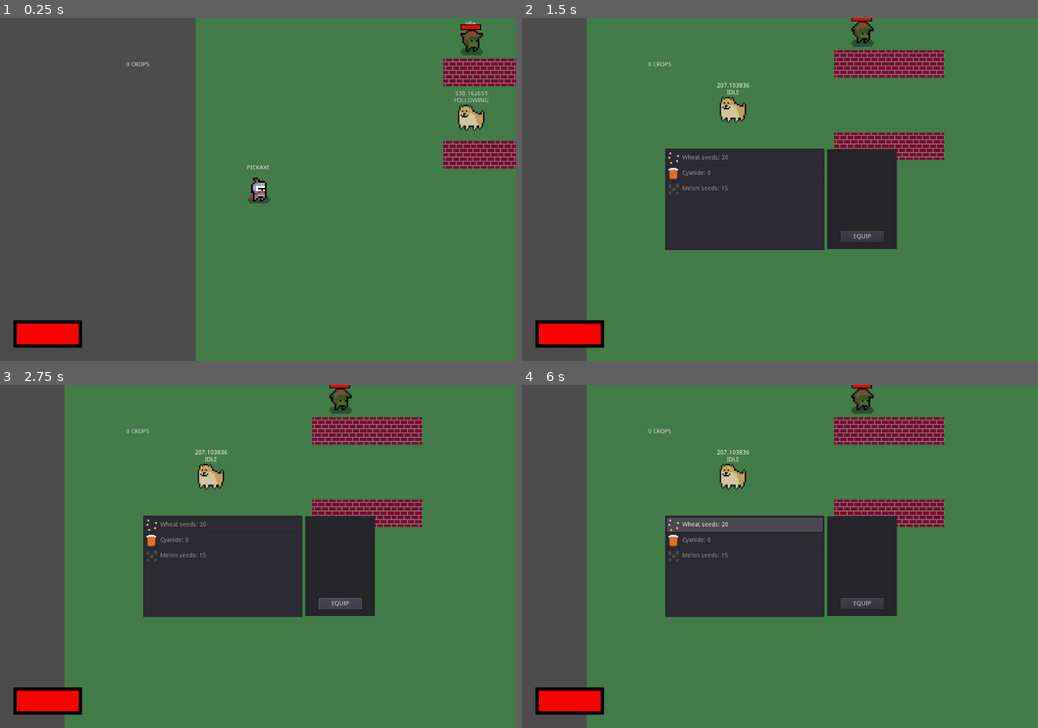
Above: before the commit, frames 1-4 (two rows, left to right).
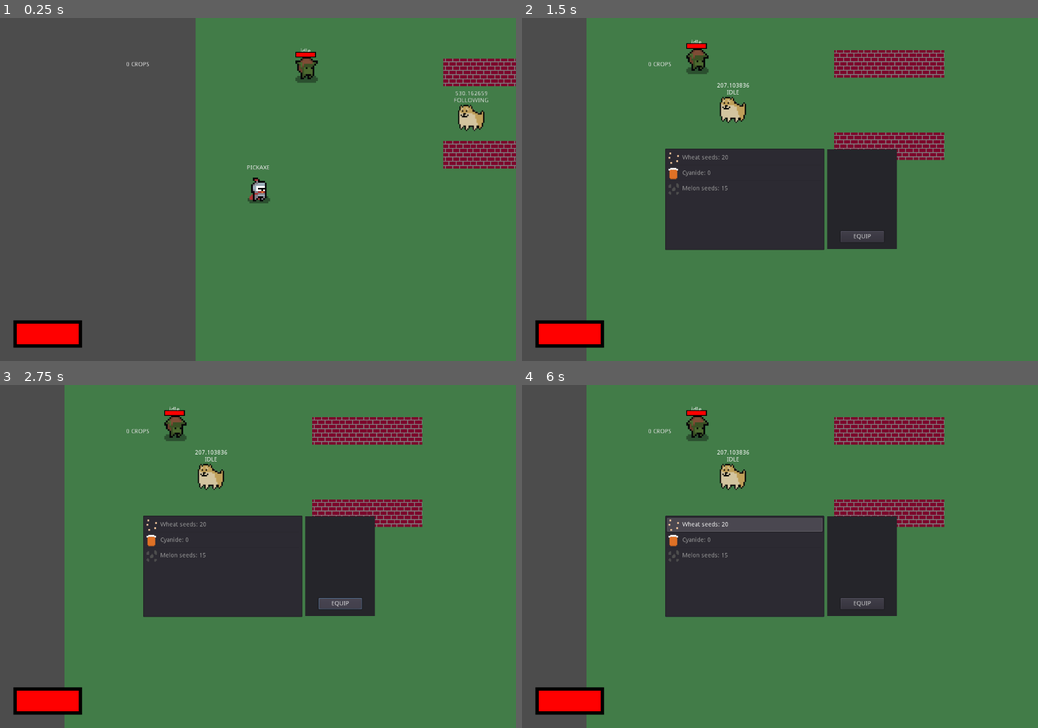
Above: after the commit, the same moments.

Repository: ranaxdev/BeatTheBoredomJam
Game: Godot game, scene res://Scenes/World.tscn
The game is run twice, just before and just after one commit, with the same random seed, the same clock (stepped at 60 frames per second) and the same inputs.
Inputs (mouse positions are in pixels of both pictures, inside the frame that each line leads up to):
- Up to frame 1 (0.25 s): no input
- Up to frame 2 (1.5 s): tap Enter (ui_accept) at 0.5, 0.77 s; move the mouse to (893, 172) at 0.52 s; hold D (move_right) 0.53-1.28 s; click (893, 172) at 0.6 s; move the mouse to (676, 206) at 1.27 s; hold S (move_down) from 1.28 s (still down); tap E (toggle_inv) at 1.35 s
- Up to frame 3 (2.75 s): tap Enter (ui_accept) at 1.52 s; release S (move_down) at 2 s; click "EQUIP" at 2 s
- Up to frame 4 (6 s): tap Enter (ui_accept) at 2.75, 3.5, 3.77, 4.25, 4.52, 5, 5.27, 5.75 s; move the mouse to (831, 481) at 2.77 s; hold D (move_right) 2.78-3.53 s; hold 1 2.78-3.53 s; move the mouse to (754, 625) at 3.52 s; hold W (move_up) 3.53-4.28 s; tap 2 at 3.6 s; move the mouse to (934, 607) at 4.27 s; hold 3 4.28-5.03 s; hold A (move_left) 4.28-5.78 s; move the mouse to (625, 505) at 5.02 s; tap 4 at 5.1 s; move the mouse to (805, 556) at 5.77 s; hold S (move_down) from 5.78 s (still down); hold Space from 5.78 s (still down)

The runs differ from the first frame. In frame 1, 0.7% of the frame differs, in the area x 57-94%, y 0-19%; in frame 2, 0.6%; in frame 3, 0.6%; in frame 4, 0.6%.

Commit message:
added knockback

Diff:
--- a/Scenes/Actors/Enemy.tscn
+++ b/Scenes/Actors/Enemy.tscn
@@ -90,7 +90,7 @@
 } ]
 
 [sub_resource type="RectangleShape2D" id=18]
-extents = Vector2( 24, 7.60492 )
+extents = Vector2( 15.7572, 7.60492 )
 
 [sub_resource type="CircleShape2D" id=22]
 radius = 36.3984
@@ -118,6 +118,7 @@
 shape = SubResource( 18 )
 
 [node name="HurtBox" type="Area2D" parent="."]
+rotation = -0.000368325
 collision_layer = 0
 collision_mask = 8
 
@@ -129,7 +130,7 @@
 collision_layer = 2
 
 [node name="Collision" type="CollisionShape2D" parent="Weapon"]
-position = Vector2( 32, 0 )
+position = Vector2( 20, 0 )
 shape = SubResource( 23 )
 disabled = true
 
@@ -166,6 +167,8 @@
 __meta__ = {
 "_edit_use_anchors_": false
 }
+
+[node name="KnockTween" type="Tween" parent="."]
 [connection signal="area_entered" from="HurtBox" to="." method="_on_HurtBox_area_entered"]
 [connection signal="area_entered" from="Weapon" to="." method="_on_Weapon_area_entered"]
 [connection signal="timeout" from="KnockbackTimer" to="." method="_on_knockbackTimer_timeout"]
--- a/Scenes/Actors/Player.tscn
+++ b/Scenes/Actors/Player.tscn
@@ -141,7 +141,7 @@
 scale = Vector2( 4, 4 )
 frames = SubResource( 20 )
 animation = "damage"
-frame = 5
+frame = 1
 playing = true
 
 [node name="Camera2D" type="Camera2D" parent="."]
@@ -200,7 +200,7 @@
 [node name="HurtBox" type="Area2D" parent="."]
 collision_mask = 2
 
-[node name="CollisionShape2D" type="CollisionShape2D" parent="HurtBox"]
+[node name="Collision" type="CollisionShape2D" parent="HurtBox"]
 shape = SubResource( 26 )
 
 [node name="HealthNode" type="Node2D" parent="."]
--- a/Scenes/World.tscn
+++ b/Scenes/World.tscn
@@ -42,7 +42,7 @@
 acceleration = 3000
 
 [node name="Enemy" parent="." instance=ExtResource( 9 )]
-position = Vector2( 640, 536 )
+position = Vector2( 256, 600 )
 
 [node name="Player" parent="." instance=ExtResource( 1 )]
 position = Vector2( 145.115, 880.87 )
--- a/Scripts/Actors/Enemy.gd
+++ b/Scripts/Actors/Enemy.gd
@@ -4,11 +4,11 @@
 onready var weapon := $Weapon
 onready var weaponTimer := $WeaponTimer
 onready var knockbackTimer := $KnockbackTimer
+onready var knockbackTween := $KnockTween
 onready var player : KinematicBody2D = $"/root/World/Player"
 onready var nav2d : Navigation2D = $"/root/World/NavMap"
 var isKnockbacked = false;
 var knockbackDirection : Vector2
-var isVulnerable = true
 var shouldFollow = false
 var canAttack = true
 
@@ -26,10 +26,10 @@
 	if canAttack:
 		weapon.get_node("Collision").disabled = false
 		attack()
+	else:
+		weapon.get_node("Collision").disabled = true
 	if state == states.following:
 		follow(delta)
-	if state == states.knockback:
-		knockback(delta)
 
 func getTransition(delta):
 	match state:
@@ -58,8 +58,7 @@
 		states.following:
 			charSprite.play("walk")
 		states.knockback:
-			knockbackDirection = (global_position - player.global_position).normalized()
-			isVulnerable = false
+			knockback()
 			charSprite.play("knockback")
 
 func exitState(old, new):
@@ -69,7 +68,6 @@
 		states.following:
 			charSprite.stop()
 		states.knockback:
-			isVulnerable = true
 			charSprite.stop()
 
 func follow(delta):
@@ -85,19 +83,25 @@
 		var dir = player.global_position - global_position
 		weapon.rotation = dir.angle()
 
-func knockback(delta):
-	motionAxis = knockbackDirection * 500
-	knockbackDirection = Vector2.ZERO
-	move(delta)
+func knockback():
+	knockbackDirection = global_position - player.global_position
+	knockbackTween.interpolate_property(
+			self, #object
+			"position", #property
+			global_position, #start
+			knockbackDirection + global_position, #end
+			1, #duration
+			Tween.TRANS_BOUNCE, #type
+			Tween.EASE_OUT) #type
+	knockbackTween.start()
 
 func kill():
 	self.queue_free()
 
 func _on_HurtBox_area_entered(area):
-	if isVulnerable:
-		knockbackTimer.start()
-		isKnockbacked = true
-		damage(30)
+	knockbackTimer.start()
+	isKnockbacked = true
+	damage(30)
 
 func _on_knockbackTimer_timeout():
 	isKnockbacked = false
@@ -107,7 +111,6 @@
 		shouldFollow = true
 
 func _on_Weapon_area_entered(area):
-	weapon.get_node("Collision").disabled = true
 	canAttack = false
 	weaponTimer.start()
 
